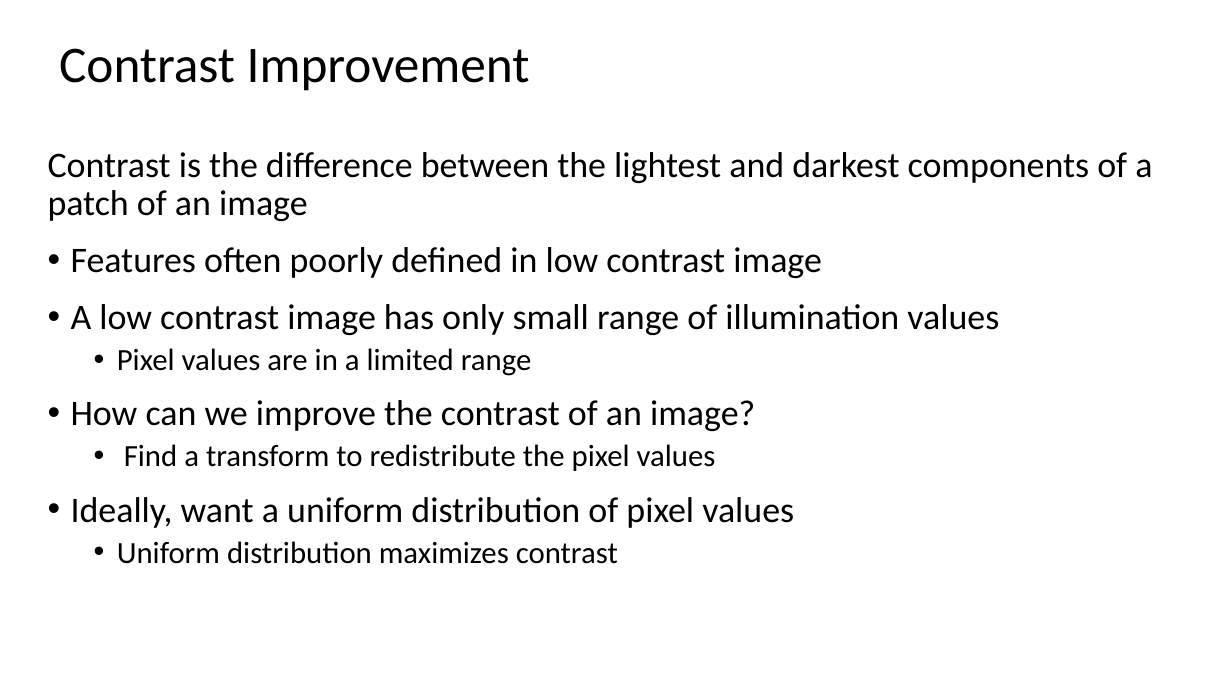
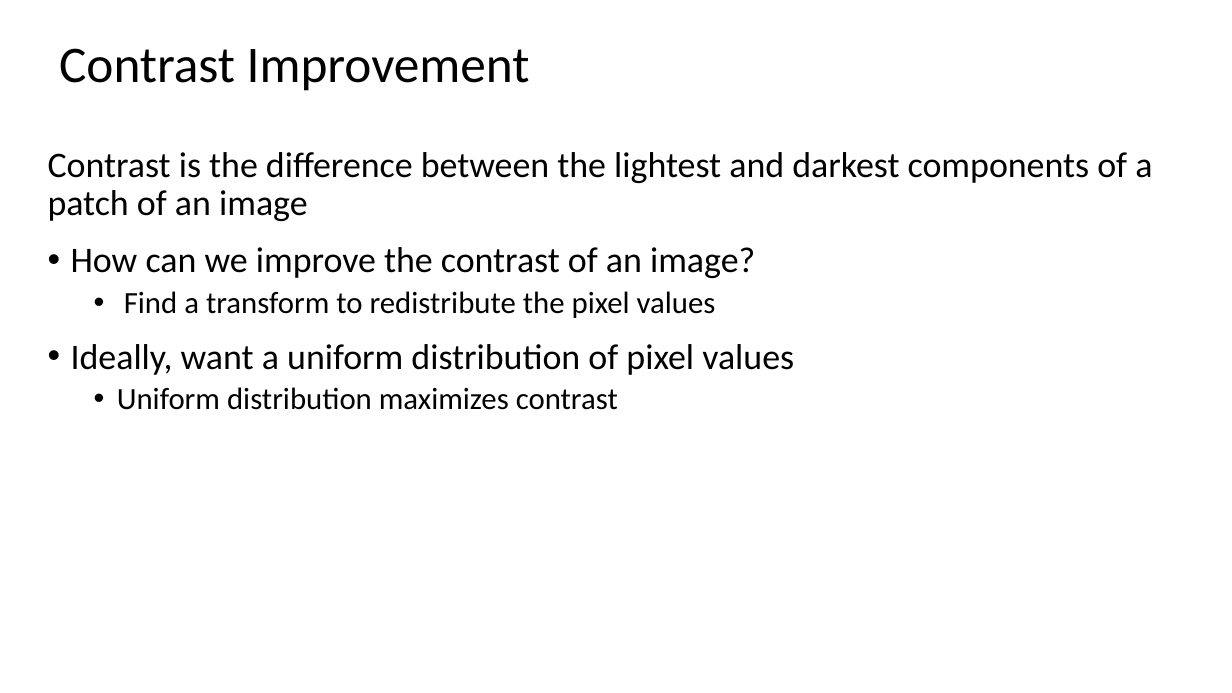
Before and after one commit to StephenElston/CSCI-E25, a slide deck: slide 41 of Slides/1_Introduction.pptx (slide 40 before the commit). Drawn at 1232x693 pixels with LibreOffice and Linux fonts; fonts in the diff are those of the drawing. Boxes give left, top, right and bottom in pixels: in the first picture for what was removed or moved away, otherwise in the second. Text is boxed around its words. In the diff, an @@ line names an element or a change of style, - is before the commit and + after.

```diff
--- a/Slides/1_Introduction.pptx
+++ b/Slides/1_Introduction.pptx
@@ text at <box>71,247,999,376</box>: paragraphs removed @@
-• Features often poorly defined in low contrast image
-• A low contrast image has only small range of illumination values
-  • Pixel values are in a limited range
```
Also in this commit, not shown: 3 other slides changed, 5 slides added, 1 other file.
